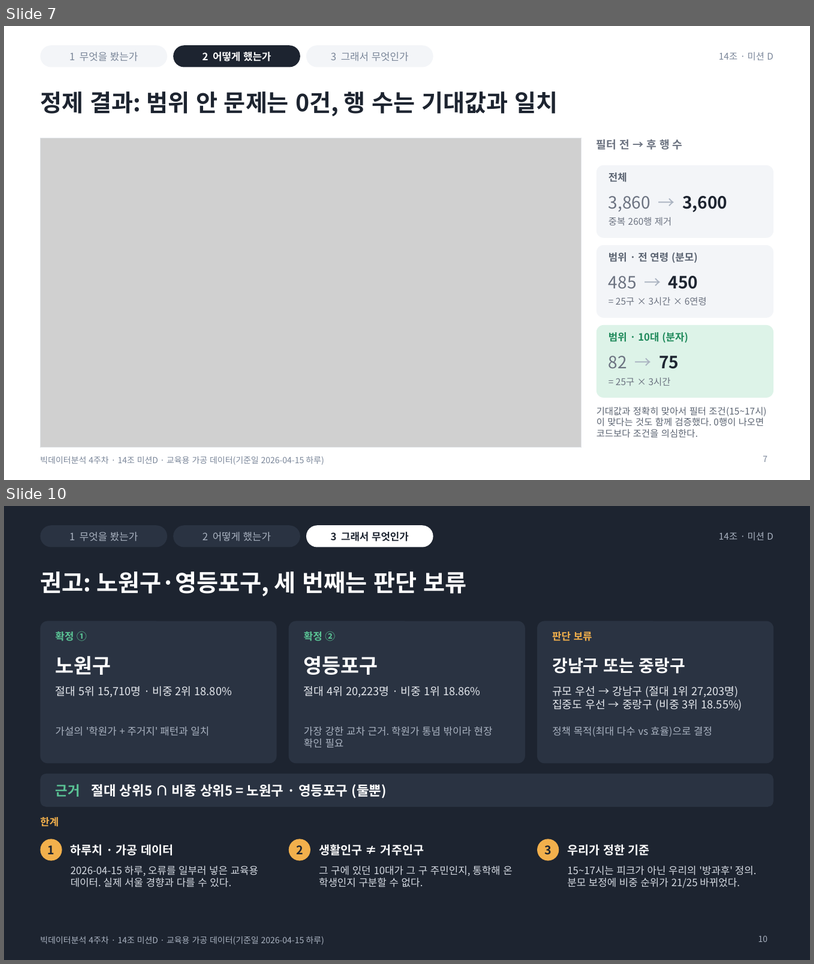
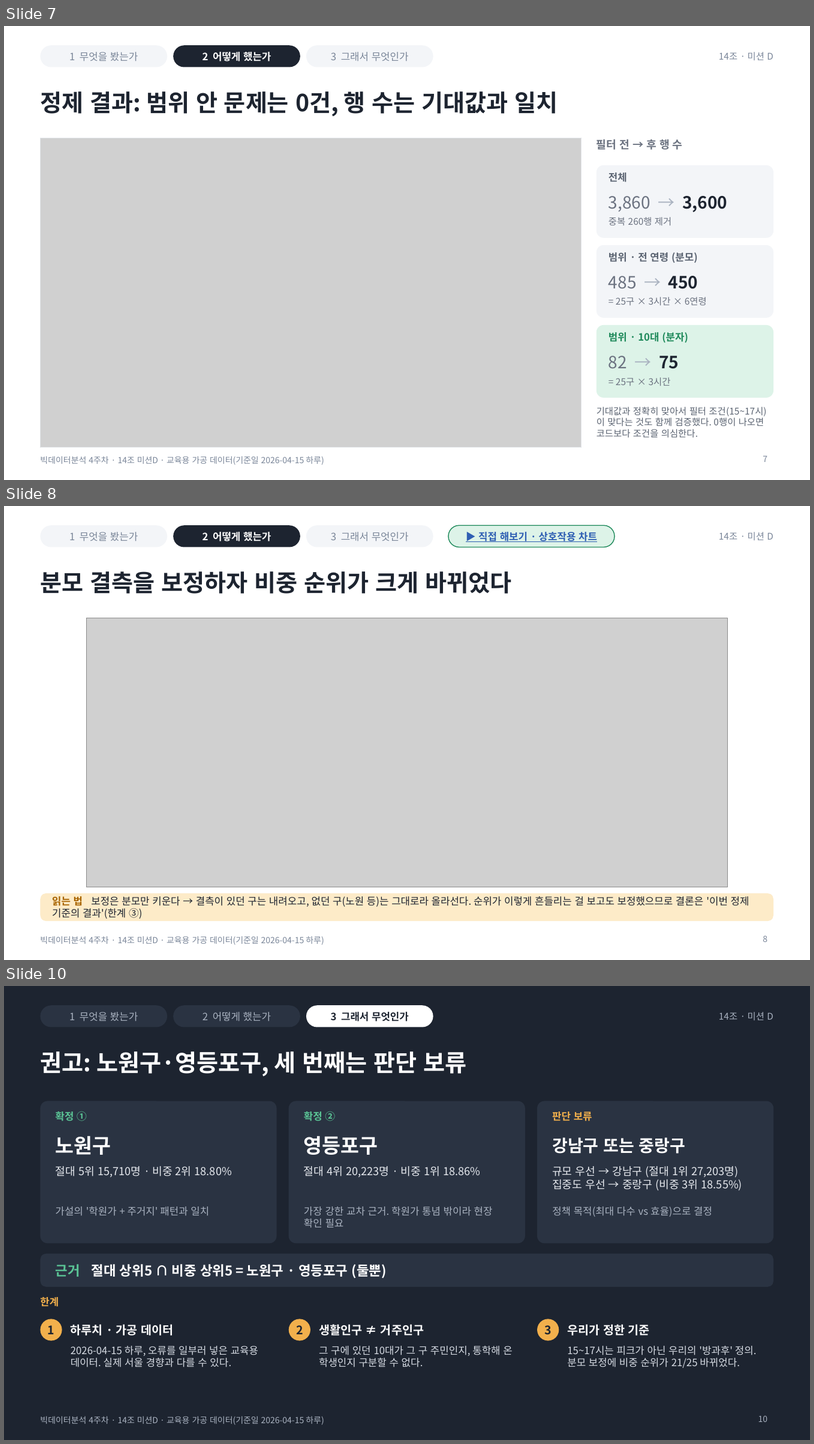
Before and after one commit to 202103116-stack/4-_14-_-D, a slide deck: slides/4주차_14조_발표.pptx. Shown one above the other, each under a label of ours: slides 7 and 10 before the commit, slides 7, 8 and 10 after it; the slides between them are not shown. The pictures are 814x964 and 814x1444 pixels, drawn with LibreOffice and Linux fonts; fonts in the diff are those of the drawing; grey boxes stand for pictures. Boxes give left, top, right and bottom in pixels: in the first picture for what was removed or moved away, otherwise in the second. Text is boxed around its words. In the diff, an @@ line names an element or a change of style, - is before the commit and + after.

```diff
--- a/slides/4주차_14조_발표.pptx
+++ b/slides/4주차_14조_발표.pptx
@@ slide 8 added at (x1=4, y1=506, x2=810, y2=960), background #FFFFFF; not listed: 5 template elements that a slide beside it also shows @@
@@ rounded rectangle added at (x1=449, y1=525, x2=615, y2=547), fill #DDF3E8, outline #1F8A5B 1 pt, 12 pt, text #2F5FB3, bold, underline @@
+▶ 직접 해보기 · 상호작용 차트
@@ title added at (x1=40, y1=571, x2=512, y2=594), 28 pt, text #1D2430, bold @@
+분모 결측을 보정하자 비중 순위가 크게 바뀌었다
@@ picture added at (x1=87, y1=618, x2=728, y2=887) @@
@@ rounded rectangle added at (x1=40, y1=893, x2=774, y2=921), fill #FDEBC8, 12 pt, text #1D2430 @@
+읽는 법 보정은 분모만 키운다 → 결측이 있던 구는 내려오고, 없던 구(노원 등)는 그대로라 올라선다. 순위가 이렇게 흔들리는 걸 보고도 보정했으므로 결론은 '이번 정제 기준의 결과'(한계 ③)
@@ page number added at (x1=763, y1=935, x2=768, y2=942), 10 pt, text #7A8699 @@
+8
```
Also in this commit, not shown: 1 slide changed, 2 other slides added, 1 slide removed, 9 other files.
